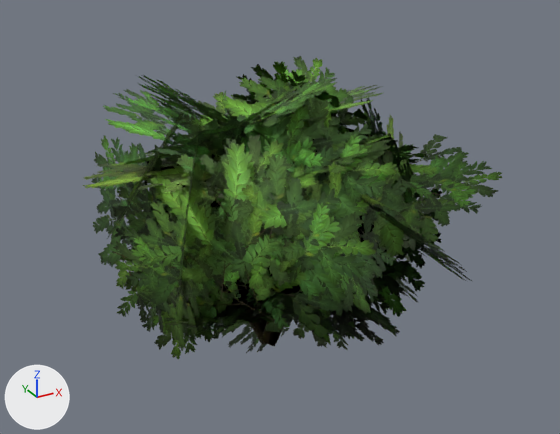
What one commit did to the glTF model web/public/assets/nature/bush.glb.
Before and after are seen from a 50 mm lens placed at (-1.035, -1.952, 1.408), pointed at (0.036, -0.005, 0.435). The lights are fixed; the arrows at lower left show +X, +Y and +Z. The older version comes first. Vertices at exactly the same position are counted once.

The first picture shows 'bush'.
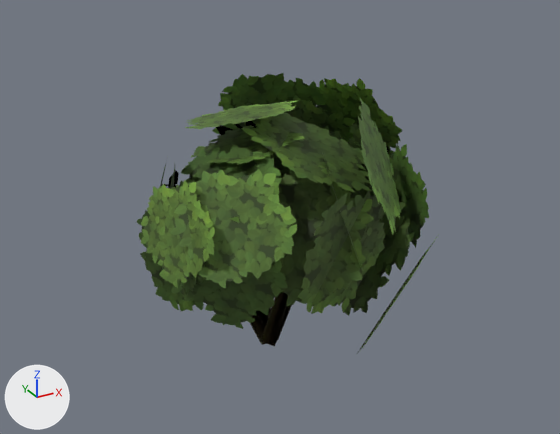
Patch to the scene script:
```diff
--- a/web/public/assets/nature/bush.glb.py
+++ b/web/public/assets/nature/bush.glb.py
@@ mat_nature_leaves @@
 n7 = _N.new('ShaderNodeTexImage'); n7.name = 'Image Texture'
-n7.image = img_leaves_webp
+n7.image = img_foliage_webp
 n7.extension = 'EXTEND'
@@ me_mesh_0 @@
-me_mesh_0.from_pydata(...)  # 304 vertices, 192 faces; spans x -0.686..0.683, y -0.642..0.615, z -0.243..0.998
+me_mesh_0.from_pydata(...)  # 168 vertices, 124 faces; spans x -0.545..0.618, y -0.606..0.562, z -0.084..0.995
+# me_mesh_0 part 1: the loose piece of 4 vertices spanning x 0.026..0.663, y -0.34..0.391, z 0.065..0.465 is rebuilt with 4 vertices and now spans x 0.104..0.555, y -0.443..0.394, z -0.084..0.627
+# me_mesh_0 part 2: the loose piece of 4 vertices spanning x -0.507..-0.14, y -0.516..0.225, z 0.159..0.977 is rebuilt with 4 vertices and now spans x -0.418..-0.011, y -0.373..0.216, z 0.085..0.799
+# me_mesh_0 part 3: the loose piece of 4 vertices spanning x -0.224..0.231, y -0.49..0.151, z 0.36..0.92 is rebuilt with 4 vertices and now spans x -0.175..0.379, y -0.378..0.353, z 0.335..0.817
+# me_mesh_0 part 4: the loose piece of 4 vertices spanning x -0.282..0.236, y -0.307..0.202, z 0.681..0.928 is rebuilt with 4 vertices and now spans x -0.337..0.256, y -0.213..0.378, z 0.69..0.821
+# me_mesh_0 part 5: the loose piece of 4 vertices spanning x -0.425..0.088, y -0.623..0.004, z 0.113..0.917 is rebuilt with 4 vertices and now spans x -0.492..0.047, y -0.418..-0.046, z 0.293..0.823
+# me_mesh_0 part 6: the loose piece of 4 vertices spanning x -0.088..0.549, y -0.266..0.247, z 0.373..0.859 is rebuilt with 4 vertices and now spans x -0.21..0.379, y -0.377..0.193, z 0.516..0.838
+# me_mesh_0 part 7: the loose piece of 4 vertices spanning x -0.309..0.349, y -0.522..-0.106, z 0.248..0.817 is rebuilt with 4 vertices and now spans x -0.256..0.273, y -0.433..-0.053, z 0.201..0.762
+# me_mesh_0 part 8: the loose piece of 4 vertices spanning x -0.536..-0.129, y -0.482..0.11, z 0.071..0.772 is rebuilt with 4 vertices and now spans x -0.438..-0.044, y -0.385..0.015, z 0.131..0.664
+# me_mesh_0 part 9: the loose piece of 4 vertices spanning x 0.228..0.466, y -0.499..0.241, z 0.192..0.912 is rebuilt with 4 vertices and now spans x 0.057..0.49, y -0.519..0.135, z 0.247..0.974
+# me_mesh_0 part 10: the loose piece of 4 vertices spanning x -0.481..-0.02, y -0.47..0.025, z 0.36..0.819 is rebuilt with 4 vertices and now spans x -0.412..0.021, y -0.379..0.156, z 0.319..0.838
+# me_mesh_0 part 11: the loose piece of 4 vertices spanning x -0.491..-0.226, y -0.074..0.537, z 0.099..0.759 is rebuilt with 4 vertices and now spans x -0.447..-0.182, y -0.148..0.418, z 0.188..0.794
+# me_mesh_0 part 12: the loose piece of 4 vertices spanning x 0.084..0.383, y -0.402..0.315, z 0.167..0.934 is rebuilt with 4 vertices and now spans x -0.056..0.388, y -0.459..0.12, z 0.144..0.82
+# me_mesh_0 part 13: the loose piece of 4 vertices spanning x 0.037..0.549, y -0.642..0.036, z 0.216..0.661 is rebuilt with 4 vertices and now spans x -0.093..0.618, y -0.606..-0.05, z -0.067..0.582
+# me_mesh_0 part 14: the loose piece of 4 vertices spanning x -0.252..0.278, y -0.431..-0.225, z 0.224..0.791 is rebuilt with 4 vertices and now spans x -0.249..0.448, y -0.395..-0.165, z 0.039..0.77
+# me_mesh_0 part 15: the loose piece of 4 vertices spanning x 0.082..0.513, y -0.167..0.393, z 0.121..0.673 is rebuilt with 4 vertices and now spans x 0.089..0.502, y -0.06..0.51, z 0.262..0.912
+# me_mesh_0 part 16: the loose piece of 4 vertices spanning x -0.424..-0.297, y -0.337..0.125, z 0.161..0.611 is rebuilt with 4 vertices and now spans x -0.459..-0.237, y -0.335..0.099, z 0.314..0.727
+# me_mesh_0 part 17: 24 loose pieces with 96 vertices, spanning x -0.584..0.683, y -0.568..0.574, z -0.146..0.949, are deleted
+# me_mesh_0 part 18: 116 vertices removed from x -0.686..0.616, y -0.499..0.615, z -0.243..0.998; 76 vertices added at x -0.545..0.571, y -0.369..0.543, z -0.045..0.995
+# other edits to the shape of me_mesh_0 do not show in these pictures
 me_mesh_0.materials.append(mat_nature_bark)
```

Boxes (x1, y1, x2, y2) around the edits, measured in the pictures (560 x 434 px; the box of a moved part takes in the faces that stretch with it):
'bush', surface changed, reshaped
    before: (83, 56, 502, 359)
    after: (137, 73, 437, 352)
part 1 of me_mesh_0, rebuilt (mostly hidden before)
    before: (375, 275, 418, 303)
    after: (335, 202, 415, 315)
part 2 of me_mesh_0, rebuilt
    before: (175, 112, 201, 324)
    after: (180, 181, 189, 187)
part 3 of me_mesh_0, rebuilt (not visible afterwards)
    before: (222, 94, 397, 251)
part 4 of me_mesh_0, rebuilt
    before: (203, 77, 337, 144)
    after: (185, 100, 299, 129)
part 5 of me_mesh_0, rebuilt
    before: (162, 143, 376, 338)
    after: (170, 169, 297, 288)
part 6 of me_mesh_0, rebuilt
    before: (296, 120, 428, 163)
    after: (241, 113, 372, 192)
part 7 of me_mesh_0, rebuilt
    before: (259, 139, 389, 314)
    after: (274, 166, 374, 307)
part 8 of me_mesh_0, rebuilt
    before: (113, 192, 278, 335)
    after: (172, 217, 288, 329)
part 9 of me_mesh_0, rebuilt
    before: (361, 96, 421, 252)
    after: (358, 98, 401, 235)
part 10 of me_mesh_0, rebuilt
    before: (142, 135, 310, 301)
    after: (178, 144, 282, 194)
part 11 of me_mesh_0, rebuilt
    before: (91, 136, 166, 312)
    after: (145, 156, 168, 257)
part 12 of me_mesh_0, rebuilt
    before: (332, 104, 355, 190)
    after: (322, 153, 364, 271)
part 13 of me_mesh_0, rebuilt (29% narrower, 36% taller)
    before: (361, 198, 473, 282)
    after: (358, 237, 437, 352)
part 14 of me_mesh_0, rebuilt
    before: (280, 161, 371, 310)
    after: (298, 191, 386, 314)
part 15 of me_mesh_0, rebuilt (not visible before)
    after: (260, 95, 360, 146)
part 16 of me_mesh_0, rebuilt
    before: (145, 212, 213, 351)
    after: (141, 180, 215, 288)
part 17 of me_mesh_0, deleted (green)
    before: (103, 56, 502, 359)
part 18 of me_mesh_0, moved or reshaped
    before: (83, 62, 442, 353)
    after: (137, 73, 429, 346)
